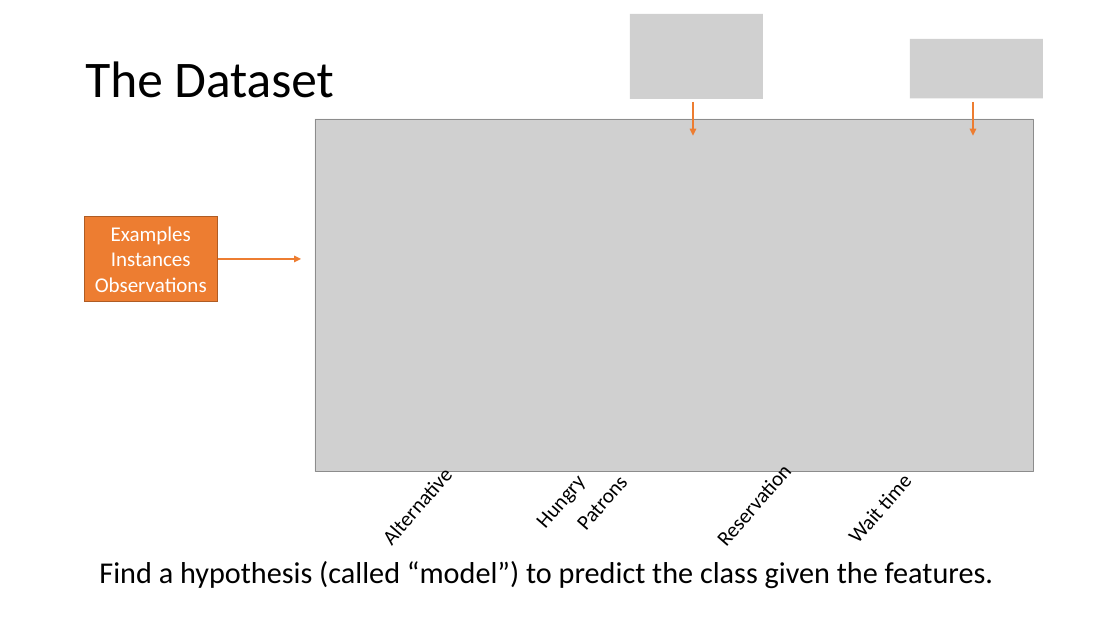
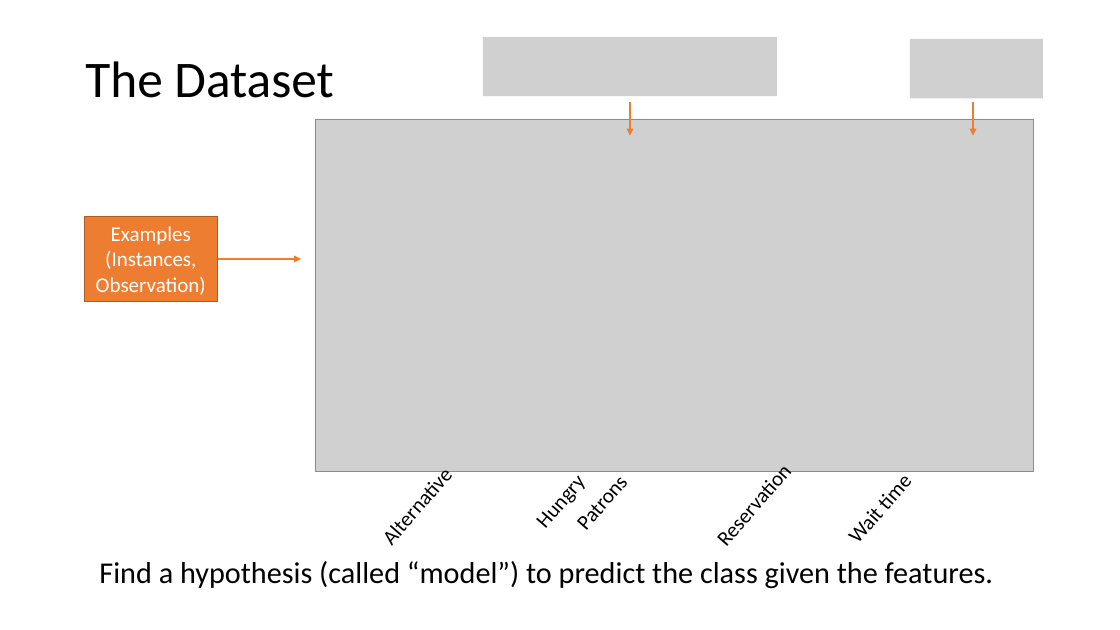
Before and after one commit to mhahsler/CS7320-AI, a slide deck: slide 13 of slides/19_ML_intro.pptx. Drawn at 1120x630 pixels with LibreOffice and Linux fonts; fonts in the diff are those of the drawing; grey boxes stand for pictures. Boxes give left, top, right and bottom in pixels: in the first picture for what was removed or moved away, otherwise in the second. Text is boxed around its words. In the diff, an @@ line names an element or a change of style, - is before the commit and + after.

```diff
--- a/slides/19_ML_intro.pptx
+++ b/slides/19_ML_intro.pptx
@@ picture: place and size @@
-picture at (630, 14, 763, 99)
+picture at (483, 37, 777, 97)
@@ arrow moved from (693, 102) - (693, 136) to (630, 102) - (630, 136) @@
@@ text in rectangle at (96, 251, 206, 295): text changed @@
-Instances
-Observations
+(Instances,
+Observation)
```
Also in this commit, not shown: 5 other slides changed, 1 other file.
